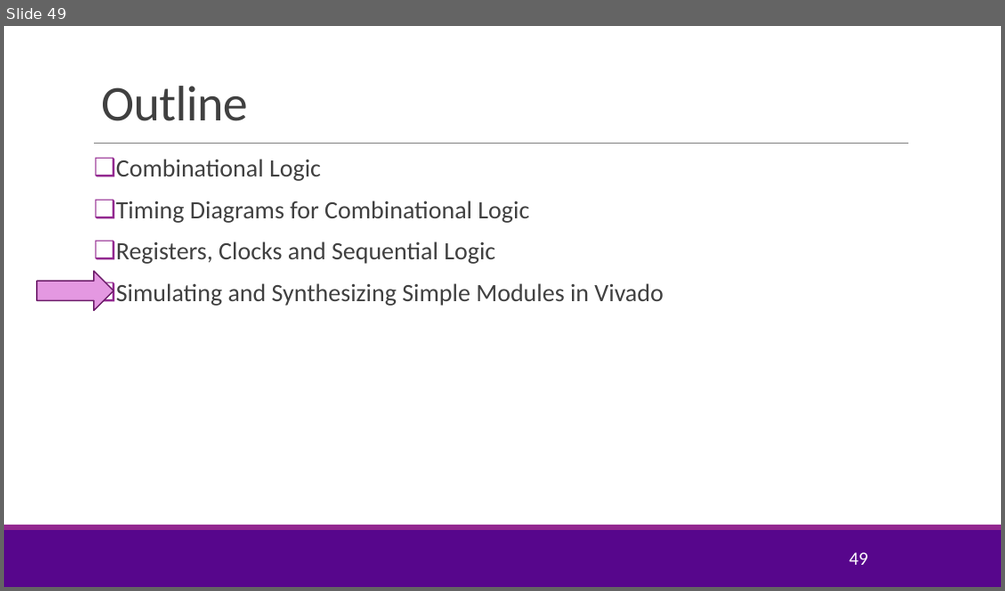
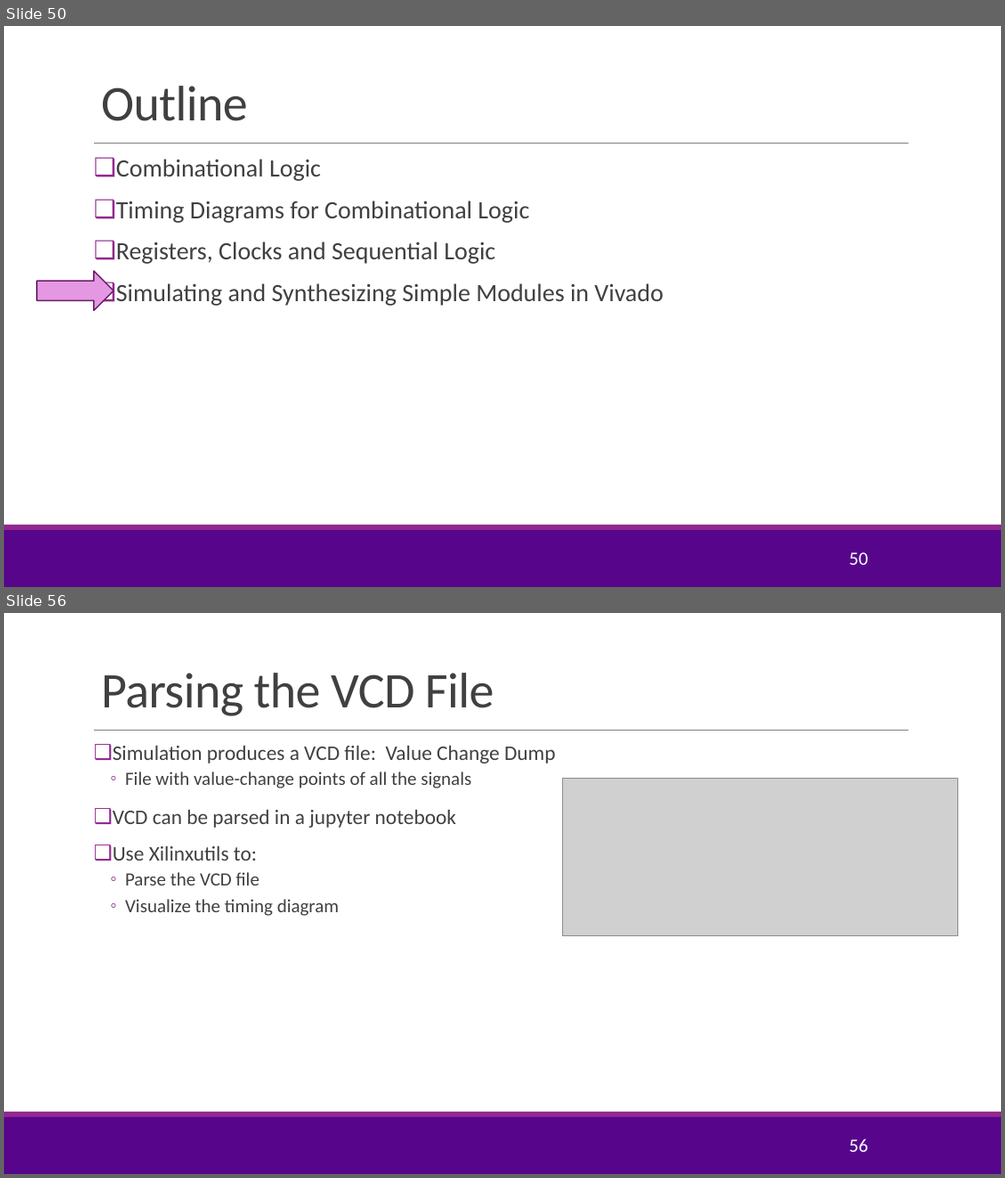
Before and after one commit to sdrangan/hwdesign, a slide deck: units/unit01_basic_logic/basic_logic.pptx. Shown one above the other, each under a label of ours: slide 49 before the commit, slides 50 and 56 after it; the slides between them are not shown. The pictures are 1005x591 and 1005x1178 pixels, drawn with LibreOffice and Linux fonts; fonts in the diff are those of the drawing; grey boxes stand for pictures; background and template pictures are left out. Boxes give left, top, right and bottom in pixels: in the first picture for what was removed or moved away, otherwise in the second. Text is boxed around its words. In the diff, an @@ line names an element or a change of style, - is before the commit and + after.

```diff
--- a/units/unit01_basic_logic/basic_logic.pptx
+++ b/units/unit01_basic_logic/basic_logic.pptx
@@ slide 56 added at [4, 613, 1001, 1174], background #FFFFFF; not listed: 3 template elements that a slide beside it also shows @@
@@ title added at [101, 673, 494, 716], 48 pt, text #404040 @@
+Parsing the VCD File
@@ text added at [113, 746, 556, 916], 20 pt, text #404040 @@
+❑ Simulation produces a VCD file: Value Change Dump
+  ◦ File with value-change points of all the signals
+❑ VCD can be parsed in a jupyter notebook
+❑ Use Xilinxutils to:
+  ◦ Parse the VCD file
+  ◦ Visualize the timing diagram
@@ picture added at [563, 779, 958, 936] @@
@@ page number added at [849, 1138, 867, 1151], 18 pt, text #FFFFFF @@
+56
@@ what was slide 49 is now slide 50 @@
@@ page number at [849, 552, 867, 564]: text changed @@
-49
+50
```
Also in this commit, not shown: 6 slides changed, 9 other slides added, 14 other files.
